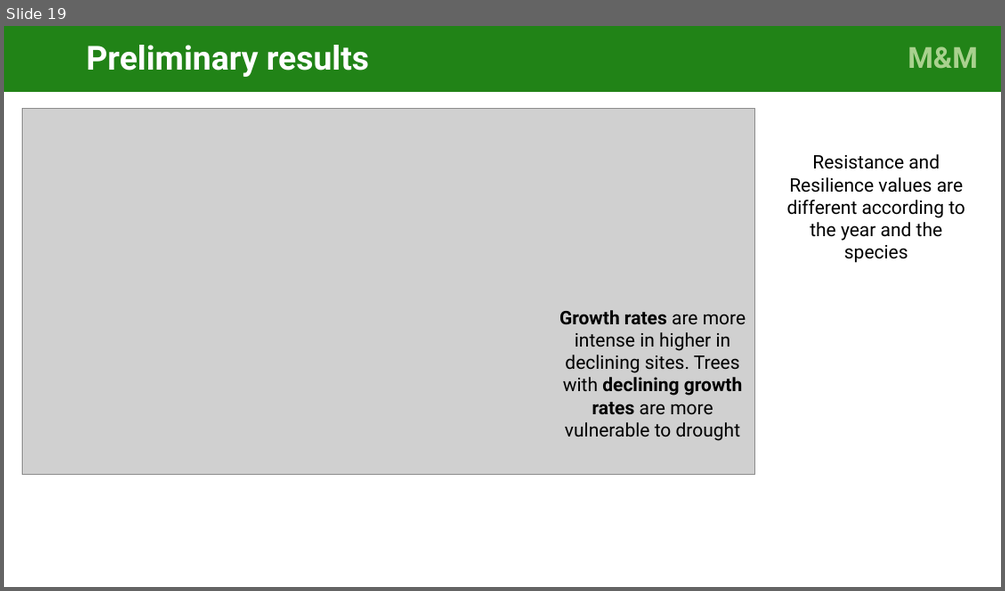
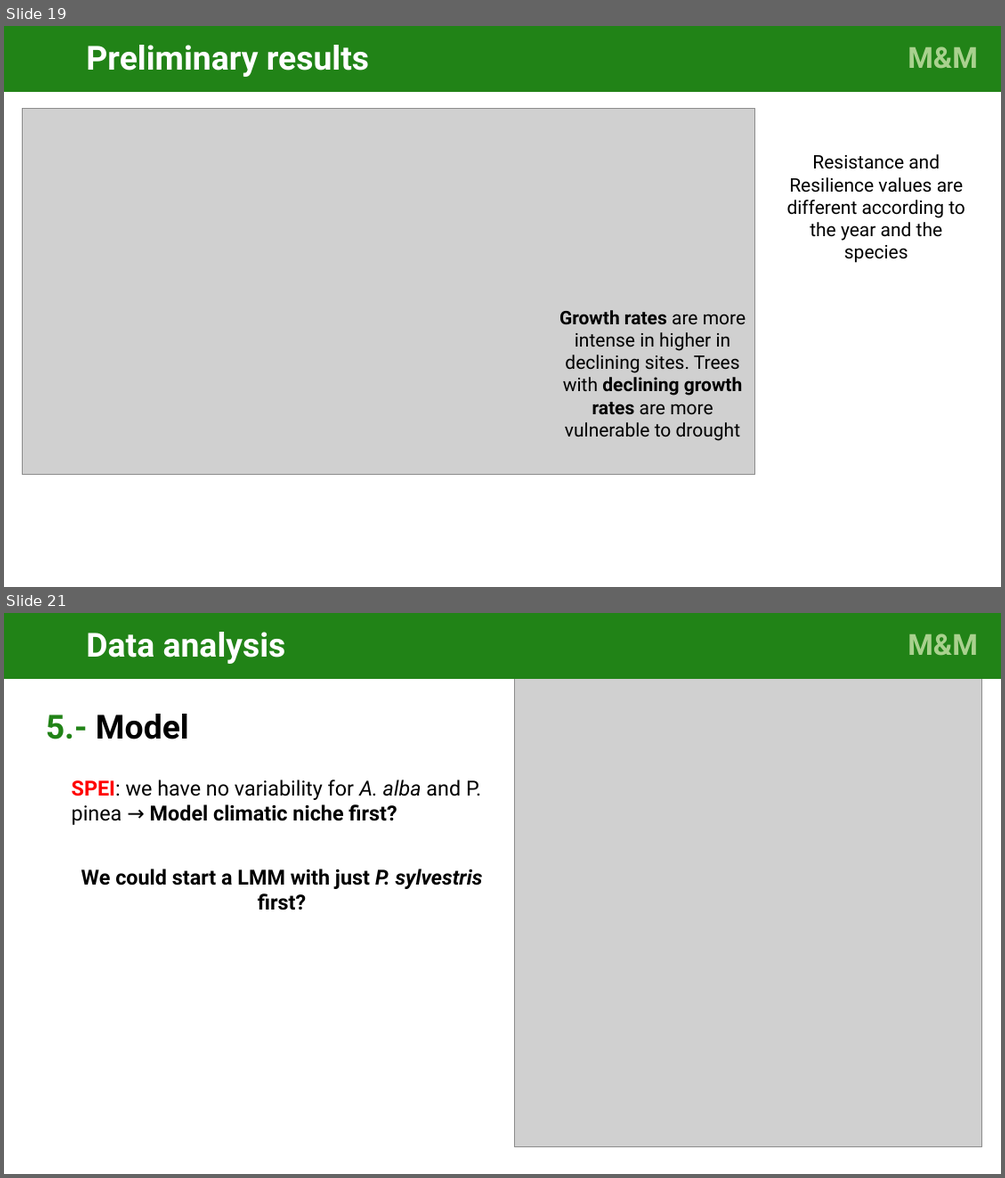
Before and after one commit to cris-fernandez/Tesis_Individuo, a slide deck: 06_ppts/exploratory_analysis_figures_v3-CFB-CG.pptx. Shown one above the other, each under a label of ours: slide 19 before the commit, slides 19 and 21 after it; the slides between them are not shown. The pictures are 1005x591 and 1005x1178 pixels, drawn with LibreOffice and Linux fonts; fonts in the diff are those of the drawing; grey boxes stand for pictures. Boxes give left, top, right and bottom in pixels: in the first picture for what was removed or moved away, otherwise in the second. Text is boxed around its words. In the diff, an @@ line names an element or a change of style, - is before the commit and + after.

```diff
--- a/06_ppts/exploratory_analysis_figures_v3-CFB-CG.pptx
+++ b/06_ppts/exploratory_analysis_figures_v3-CFB-CG.pptx
@@ slide 21 added at <box>4,613,1001,1174</box>, background #FFFFFF @@
@@ title added at <box>4,613,797,679</box>, fill #218317, 32 pt, text #FFFFFF, bold @@
+Data analysis
@@ rectangle added at <box>797,613,1001,679</box>, fill #218317, 28 pt, text #A9D18E, bold @@
+M&M .
@@ picture added at <box>515,679,982,1146</box> @@
@@ text added at <box>46,714,189,739</box>, 32 pt, text #000000, bold @@
+5.- Model
@@ text added at <box>72,779,481,825</box>, 20 pt, text #000000 @@
+SPEI: we have no variability for A. alba and P. pinea → Model climatic niche first?
@@ text added at <box>81,868,483,910</box>, 20 pt, text #000000, bold @@
+We could start a LMM with just P. sylvestris first?
```
Also in this commit, not shown: 1 slide changed, 6 other slides added, 1 slide removed, 5 other files.
